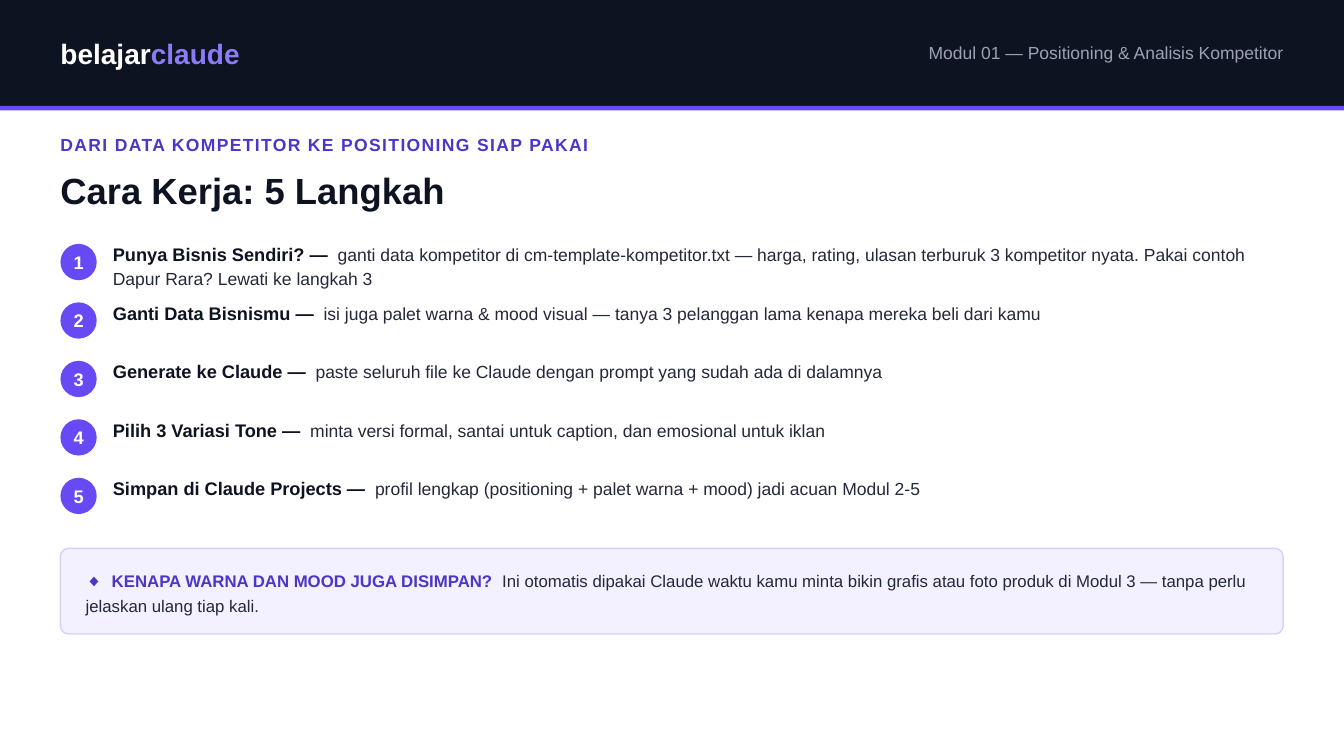
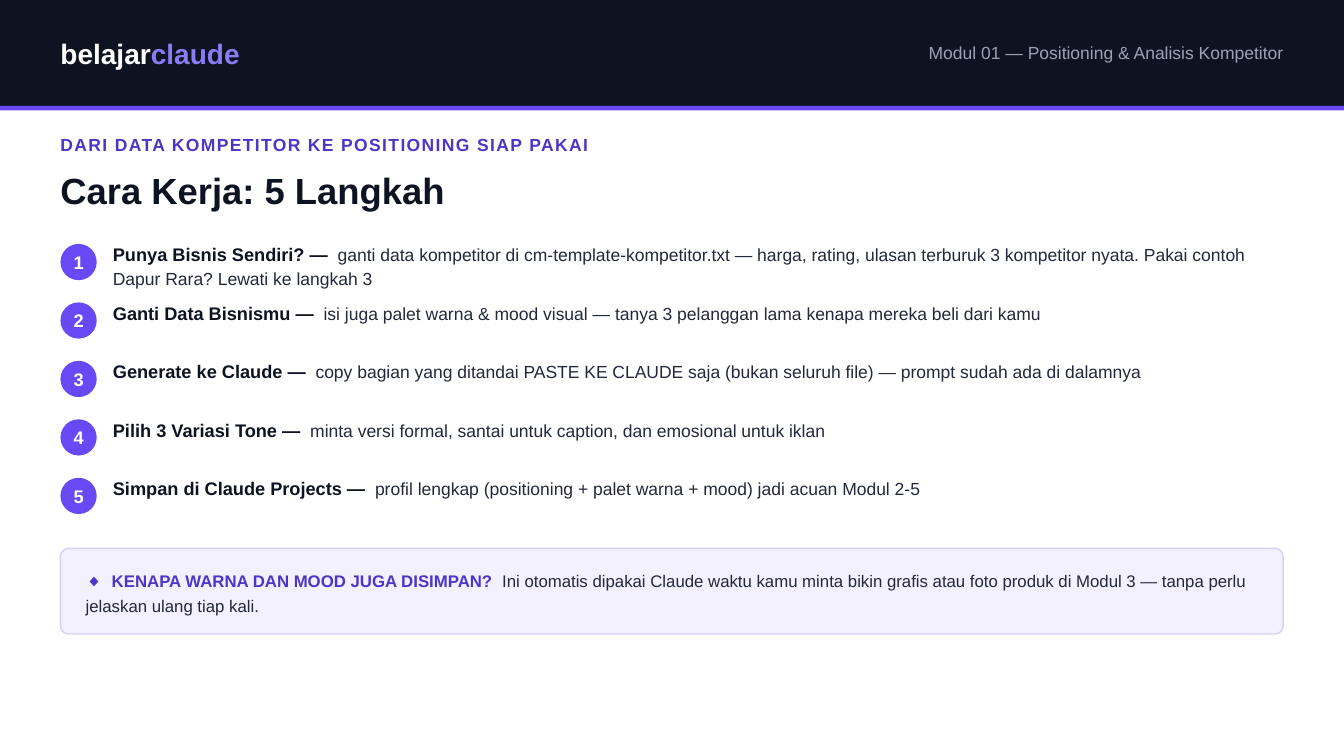
Before and after one commit to juliautomo/belajar-claude, a slide deck: slide 4 of Content-Marketing/M01-Positioning-Kompetitor/K3-M01-Positioning-Kompetitor.pptx. Drawn at 1344x756 pixels with LibreOffice and Linux fonts; fonts in the diff are those of the drawing. Boxes give left, top, right and bottom in pixels: in the first picture for what was removed or moved away, otherwise in the second. Text is boxed around its words. In the diff, an @@ line names an element or a change of style, - is before the commit and + after.

```diff
--- a/Content-Marketing/M01-Positioning-Kompetitor/K3-M01-Positioning-Kompetitor.pptx
+++ b/Content-Marketing/M01-Positioning-Kompetitor/K3-M01-Positioning-Kompetitor.pptx
@@ text at (x1=113, y1=364, x2=1141, y2=382): text changed @@
-Generate ke Claude — paste seluruh file ke Claude dengan prompt yang sudah ada di dalamnya
+Generate ke Claude — copy bagian yang ditandai PASTE KE CLAUDE saja (bukan seluruh file) — prompt sudah ada di dalamnya
```
Also in this commit, not shown: 2 other slides changed, 5 other files.
